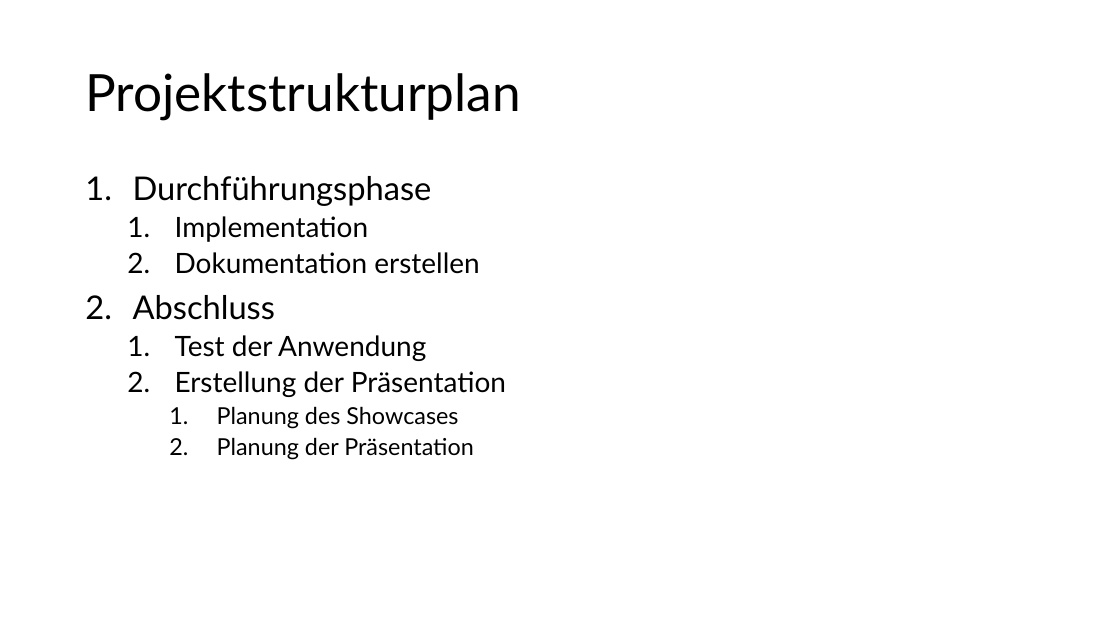
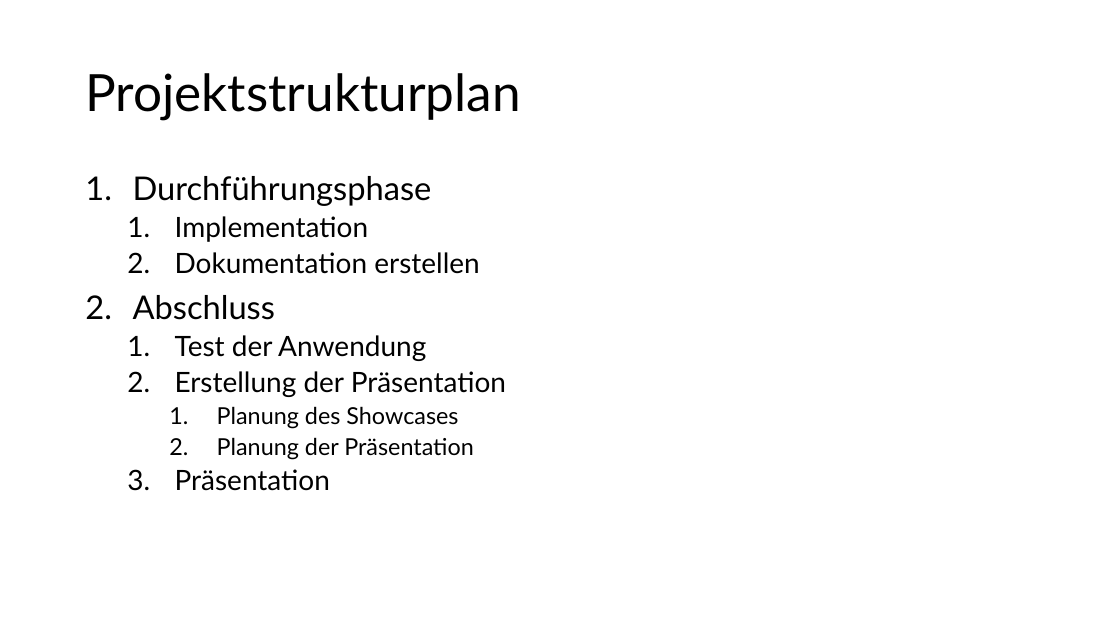
Before and after one commit to GilbertBckr/BullshitBingo, a slide deck: slide 5 of project_managment/Presentation.pptx. Drawn at 1120x630 pixels with LibreOffice and Linux fonts; fonts in the diff are those of the drawing. Boxes give left, top, right and bottom in pixels: in the first picture for what was removed or moved away, otherwise in the second. Text is boxed around its words. In the diff, an @@ line names an element or a change of style, - is before the commit and + after.

```diff
--- a/project_managment/Presentation.pptx
+++ b/project_managment/Presentation.pptx
@@ text at (x1=175, y1=469, x2=330, y2=491): paragraph added @@
+  3. Präsentation
```
Also in this commit, not shown: 1 other slide changed, 1 slide added, 1 other file.
